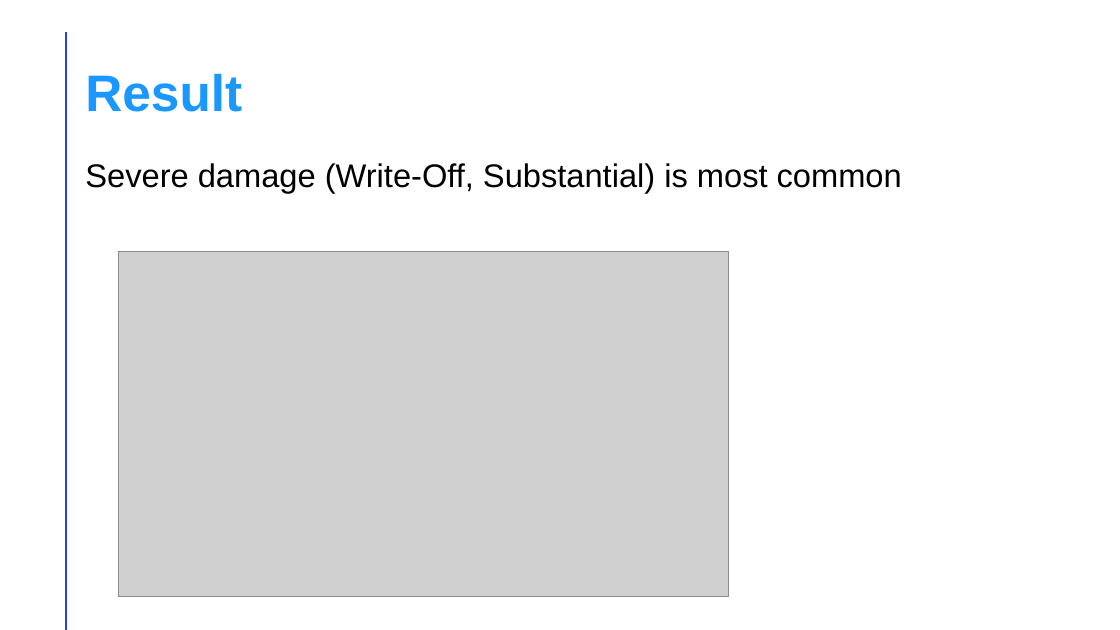
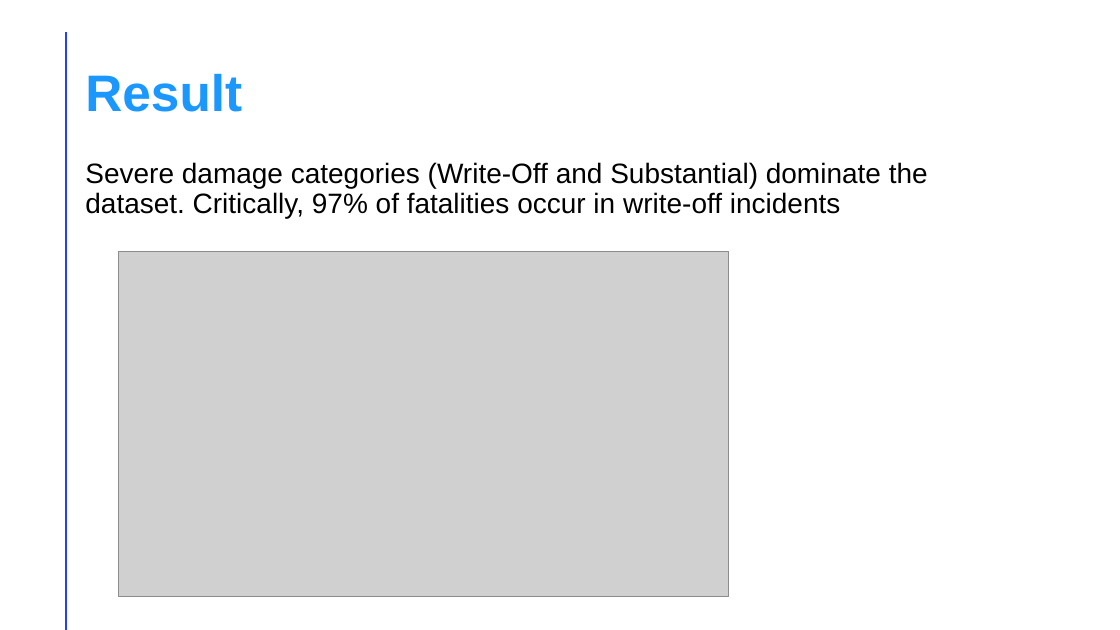
Before and after one commit to Elky-bett/Phase-1-Project--Analysis-of-Aviation-data, a slide deck: slide 9 of Presentation_Aviation.pptx. Drawn at 1120x630 pixels with LibreOffice and Linux fonts; fonts in the diff are those of the drawing; grey boxes stand for pictures. Boxes give left, top, right and bottom in pixels: in the first picture for what was removed or moved away, otherwise in the second. Text is boxed around its words. In the diff, an @@ line names an element or a change of style, - is before the commit and + after.

```diff
--- a/Presentation_Aviation.pptx
+++ b/Presentation_Aviation.pptx
@@ text at bbox=[85, 162, 928, 219]: text changed; size 28 to 24 pt @@
-Severe damage (Write-Off, Substantial) is most common
+Severe damage categories (Write‑Off and Substantial) dominate the dataset. Critically, 97% of fatalities occur in write‑off incidents
```
Also in this commit, not shown: 8 other slides changed, 1 other file.
